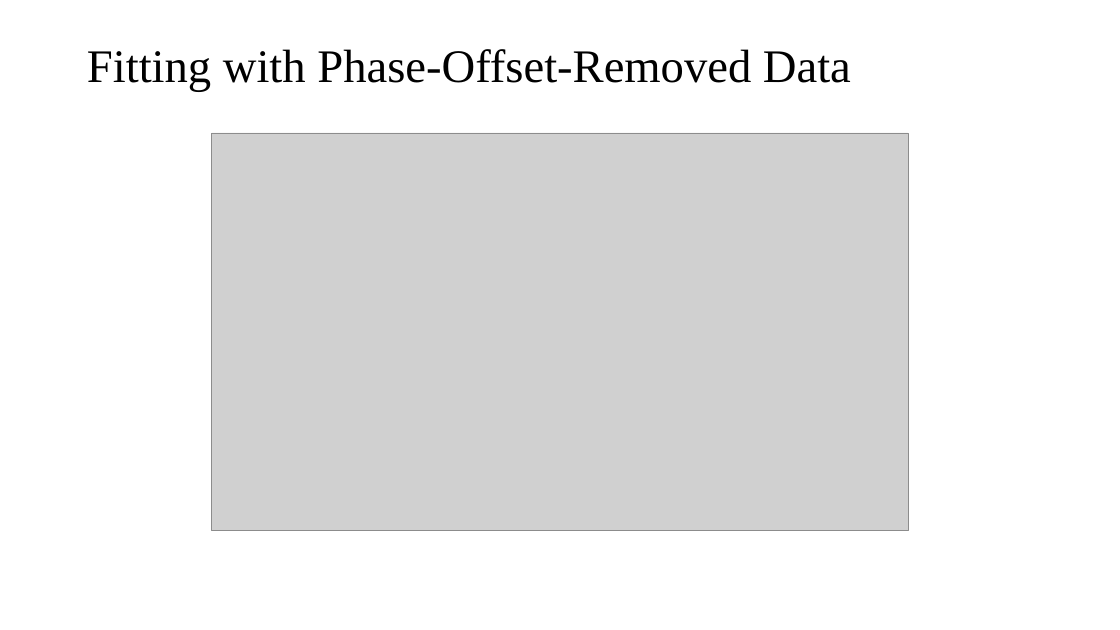
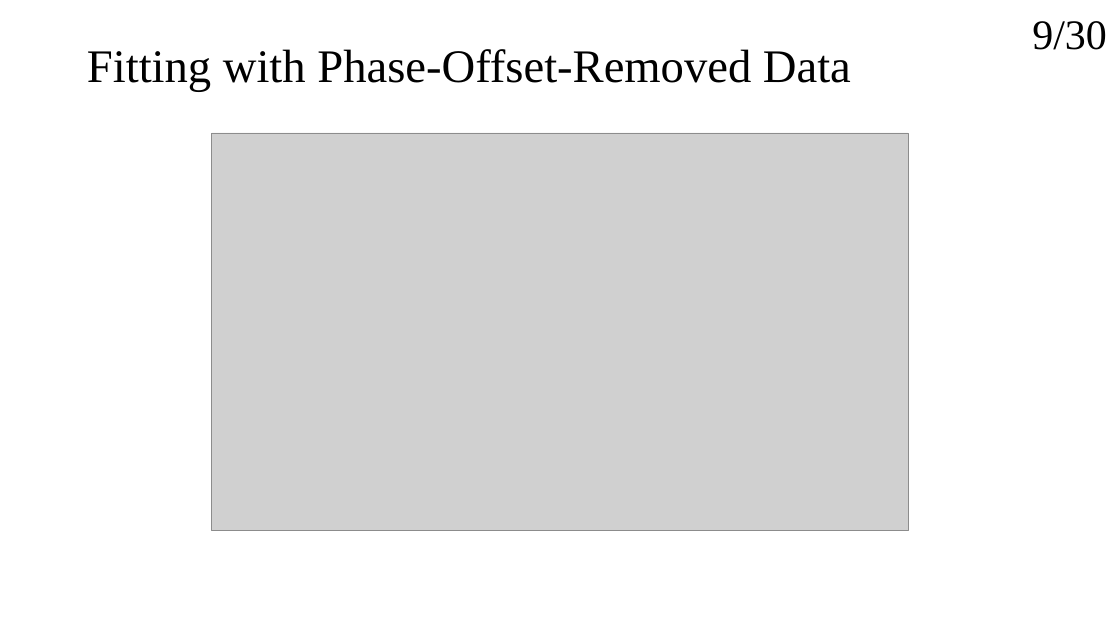
Before and after one commit to kevinfan100/Report-Note, a slide deck: slide 5 of Openloop_Cali.pptx. Drawn at 1120x630 pixels with LibreOffice and Linux fonts; fonts in the diff are those of the drawing; grey boxes stand for pictures. Boxes give left, top, right and bottom in pixels: in the first picture for what was removed or moved away, otherwise in the second. Text is boxed around its words. In the diff, an @@ line names an element or a change of style, - is before the commit and + after.

```diff
--- a/Openloop_Cali.pptx
+++ b/Openloop_Cali.pptx
@@ text added at [1032,21,1107,50], 36 pt, text #000000 @@
+9/30
```
Also in this commit, not shown: 4 other slides changed, 8 slides added, 7 slides removed, 6 other files.
